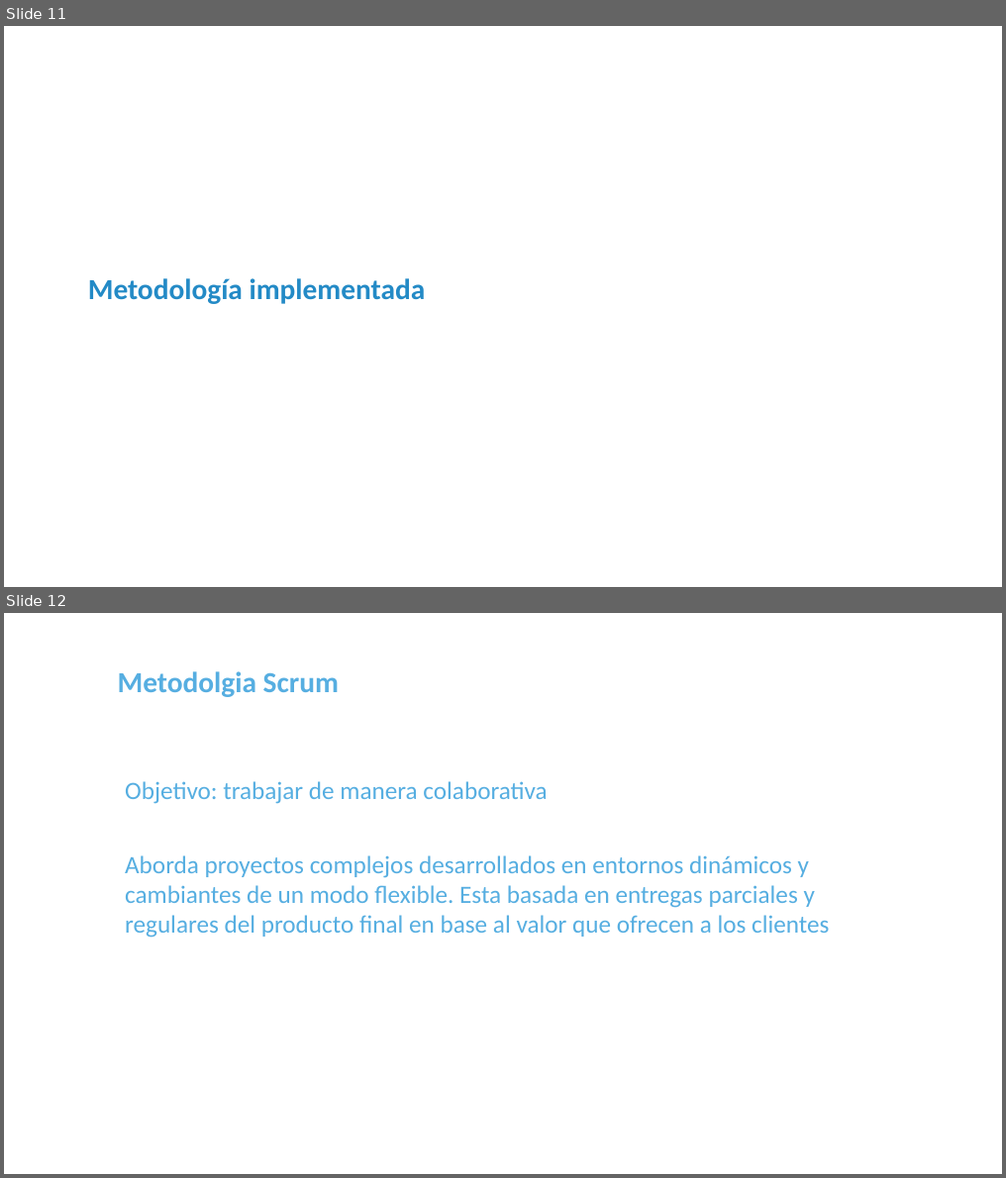
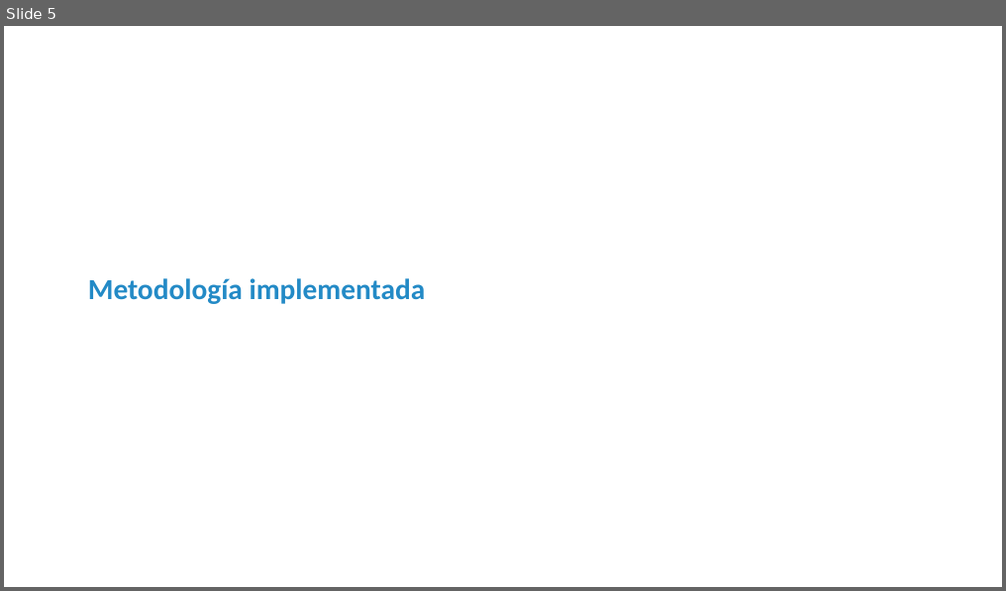
Before and after one commit to Djespinosa/TifStore, a slide deck: src/assets/Documentación/TIF_Store_presentación.pptx. Shown one above the other, each under a label of ours: slides 11 and 12 before the commit, slide 5 after it. The pictures are 1006x1178 and 1006x591 pixels, drawn with LibreOffice and Linux fonts; fonts in the diff are those of the drawing; background and template pictures are left out. Boxes give left, top, right and bottom in pixels: in the first picture for what was removed or moved away, otherwise in the second. Text is boxed around its words. In the diff, an @@ line names an element or a change of style, - is before the commit and + after.

```diff
--- a/src/assets/Documentación/TIF_Store_presentación.pptx
+++ b/src/assets/Documentación/TIF_Store_presentación.pptx
@@ slide 12 removed at (4,613,1002,1174), background #FFFFFF @@
@@ title removed at (118,671,339,697) @@
-Metodolgia Scrum
@@ text removed at (125,781,547,804) @@
-Objetivo: trabajar de manera colaborativa
@@ text removed at (125,856,829,938) @@
-Aborda proyectos complejos desarrollados en entornos dinámicos y cambiantes de un modo flexible. Esta basada en entregas parciales y regulares del producto final en base al valor que ofrecen a los clientes
@@ what was slide 11 is now slide 5 @@
```
Also in this commit, not shown: 6 slides changed, 3 slides added, 4 other slides removed, 26 other files.
